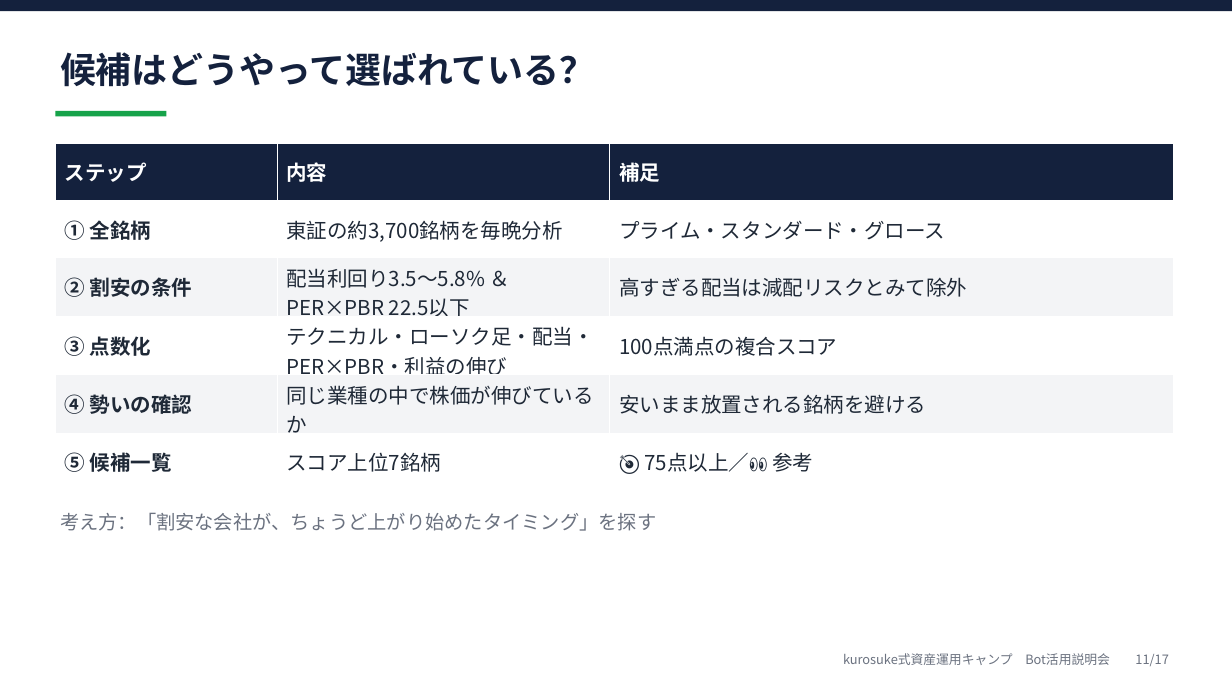
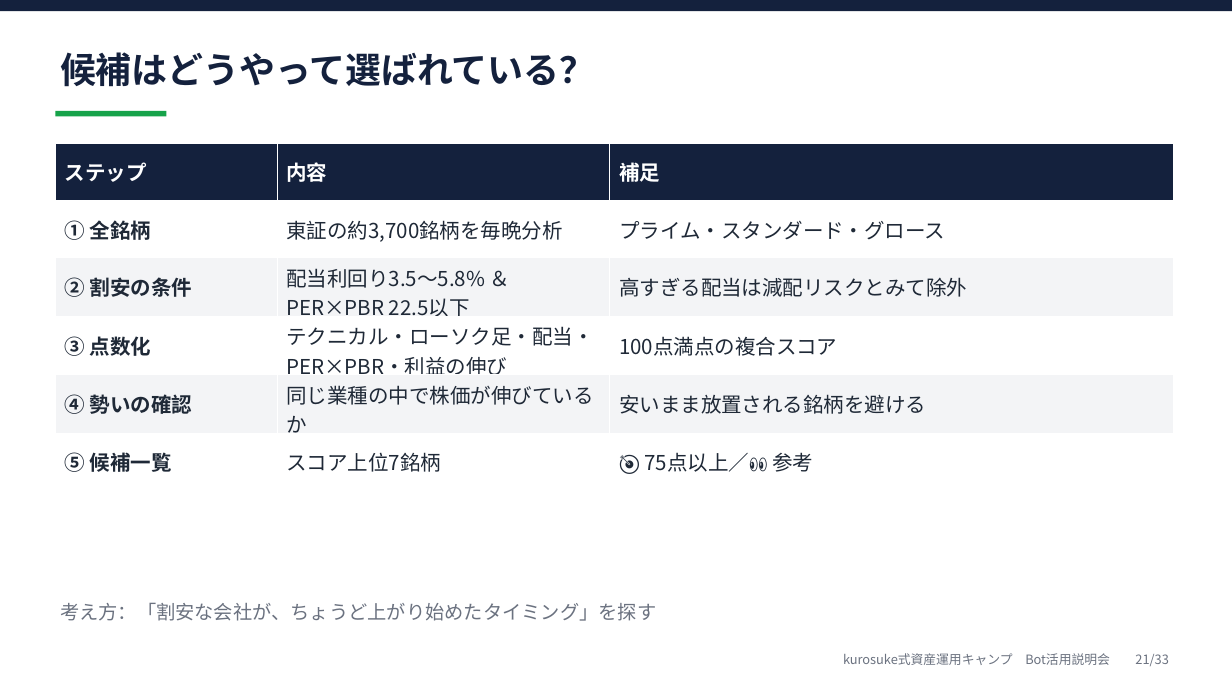
Before and after one commit to kurosuke26/Trading-Signal-Bot-Kurosuke, a slide deck: slide 21 of docs/camp_briefing/camp_briefing.pptx (slide 11 before the commit). Drawn at 1232x693 pixels with LibreOffice and Linux fonts; fonts in the diff are those of the drawing. Boxes give left, top, right and bottom in pixels: in the first picture for what was removed or moved away, otherwise in the second. Text is boxed around its words. In the diff, an @@ line names an element or a change of style, - is before the commit and + after.

```diff
--- a/docs/camp_briefing/camp_briefing.pptx
+++ b/docs/camp_briefing/camp_briefing.pptx
@@ text "考え方：「割安な会社が、ちょうど上がり始めたタイミング」を探す": place and size @@
-text "考え方：「割安な会社が、ちょうど上がり始めたタイミング」を探す" at (60, 512, 656, 531)
+text "考え方：「割安な会社が、ちょうど上がり始めたタイミング」を探す" at (60, 602, 656, 621)
@@ text at (843, 653, 1168, 666): text changed @@
-kurosuke式資産運用キャンプ Bot活用説明会 11/17
+kurosuke式資産運用キャンプ Bot活用説明会 21/33
```
Also in this commit, not shown: 15 other slides changed, 16 slides added, 2 other files.
